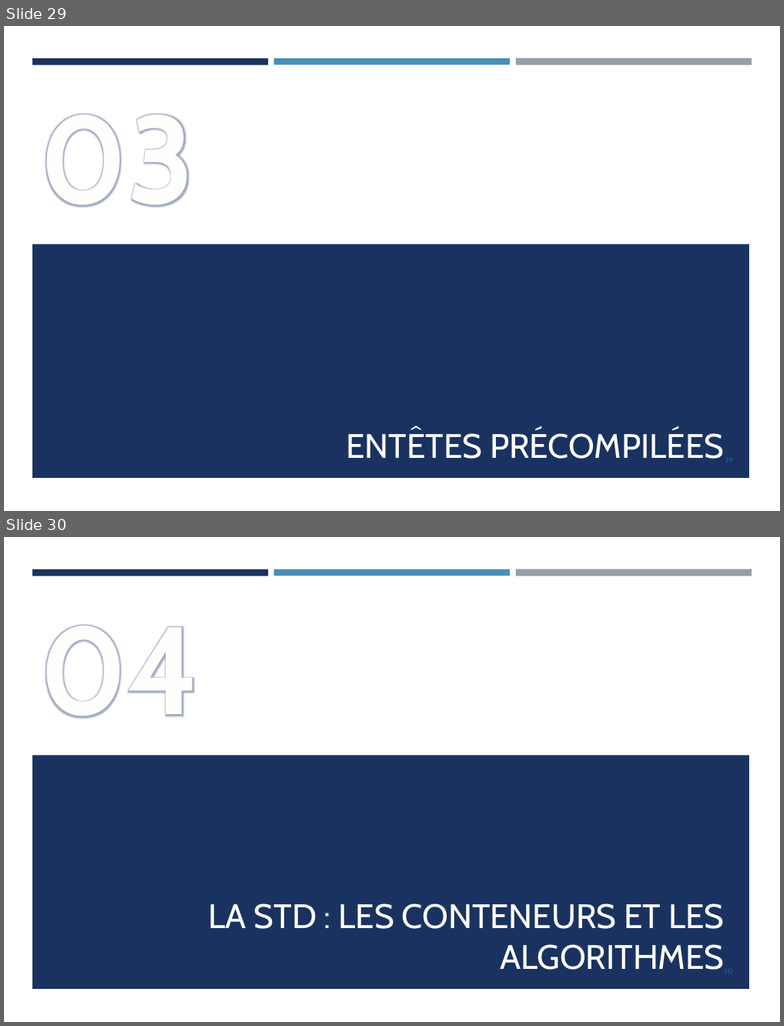
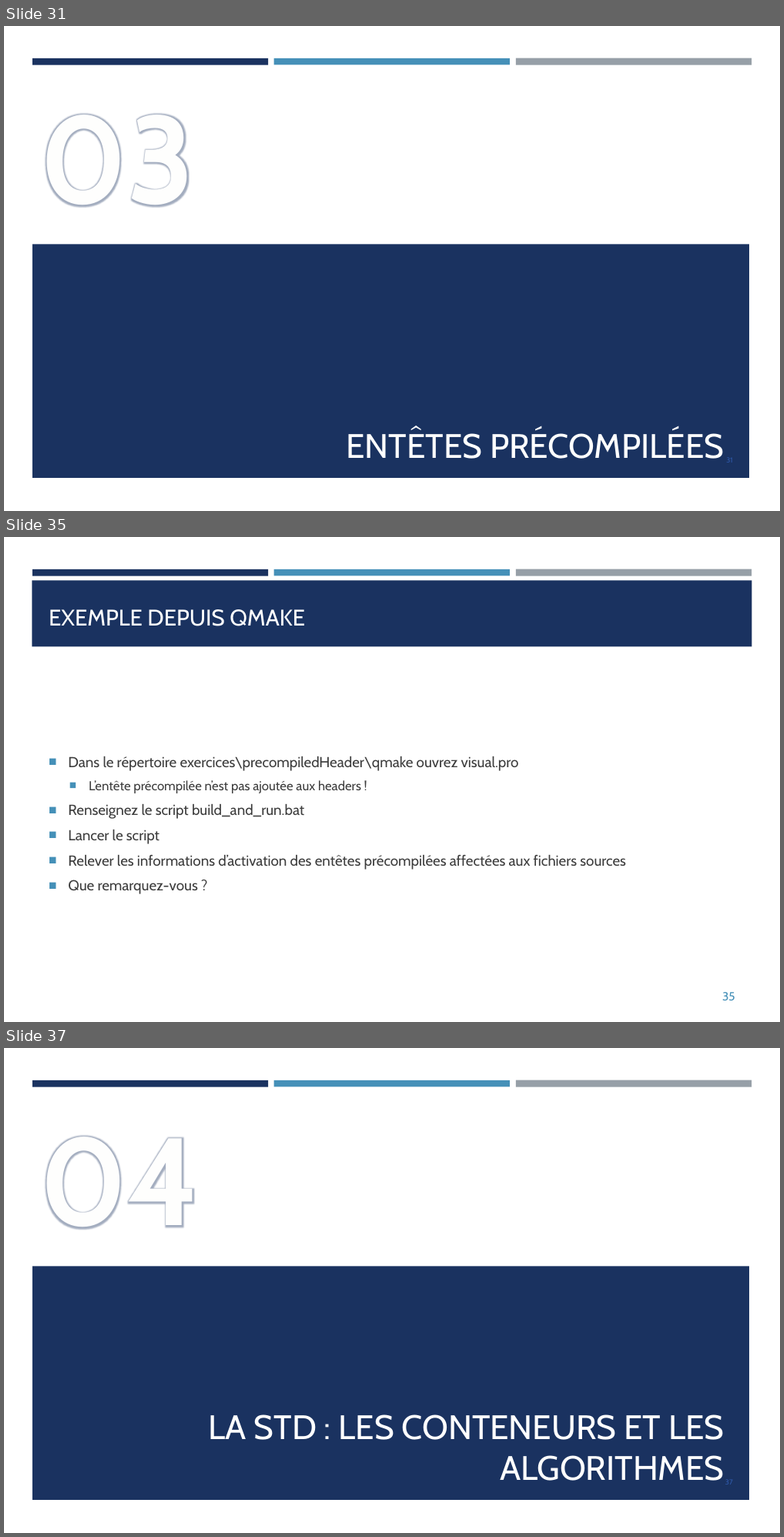
Before and after one commit to franckginguene/cpp_scalian, a slide deck: diapos/CPP_matin.pptx. Shown one above the other, each under a label of ours: slides 29 and 30 before the commit, slides 31, 35 and 37 after it; the slides between them are not shown. The pictures are 784x1026 and 784x1537 pixels, drawn with LibreOffice and Linux fonts; fonts in the diff are those of the drawing. Boxes give left, top, right and bottom in pixels: in the first picture for what was removed or moved away, otherwise in the second. Text is boxed around its words. In the diff, an @@ line names an element or a change of style, - is before the commit and + after.

Commit message:
entête précompilées

```diff
--- a/diapos/CPP_matin.pptx
+++ b/diapos/CPP_matin.pptx
@@ slide 35 added at <box>4,537,780,1022</box>, background #FFFFFF; not listed: 3 template elements that a slide beside it also shows @@
@@ rectangle added at <box>32,580,752,646</box>, fill #1A3260 @@
@@ title added at <box>49,609,305,626</box>, 21 pt, text #FFFFFF @@
+EXEMPLE DEPUIS QMAKE
@@ text added at <box>68,756,626,894</box>, 13.5 pt, text #3D3D3D @@
+■ Dans le répertoire exercices\precompiledHeader\qmake ouvrez visual.pro
+  ■ L’entête précompilée n’est pas ajoutée aux headers !
+■ Renseignez le script build_and_run.bat
+■ Lancer le script
+■ Relever les informations d’activation des entêtes précompilées affectées aux fichiers sources
+■ Que remarquez-vous ?
@@ page number added at <box>722,992,736,1001</box>, 11 pt, text #4590B8 @@
+35
@@ what was slide 29 is now slide 31 @@
@@ what was slide 30 is now slide 37 @@
```
Also in this commit, not shown: 1 slide changed, 6 other slides added.
